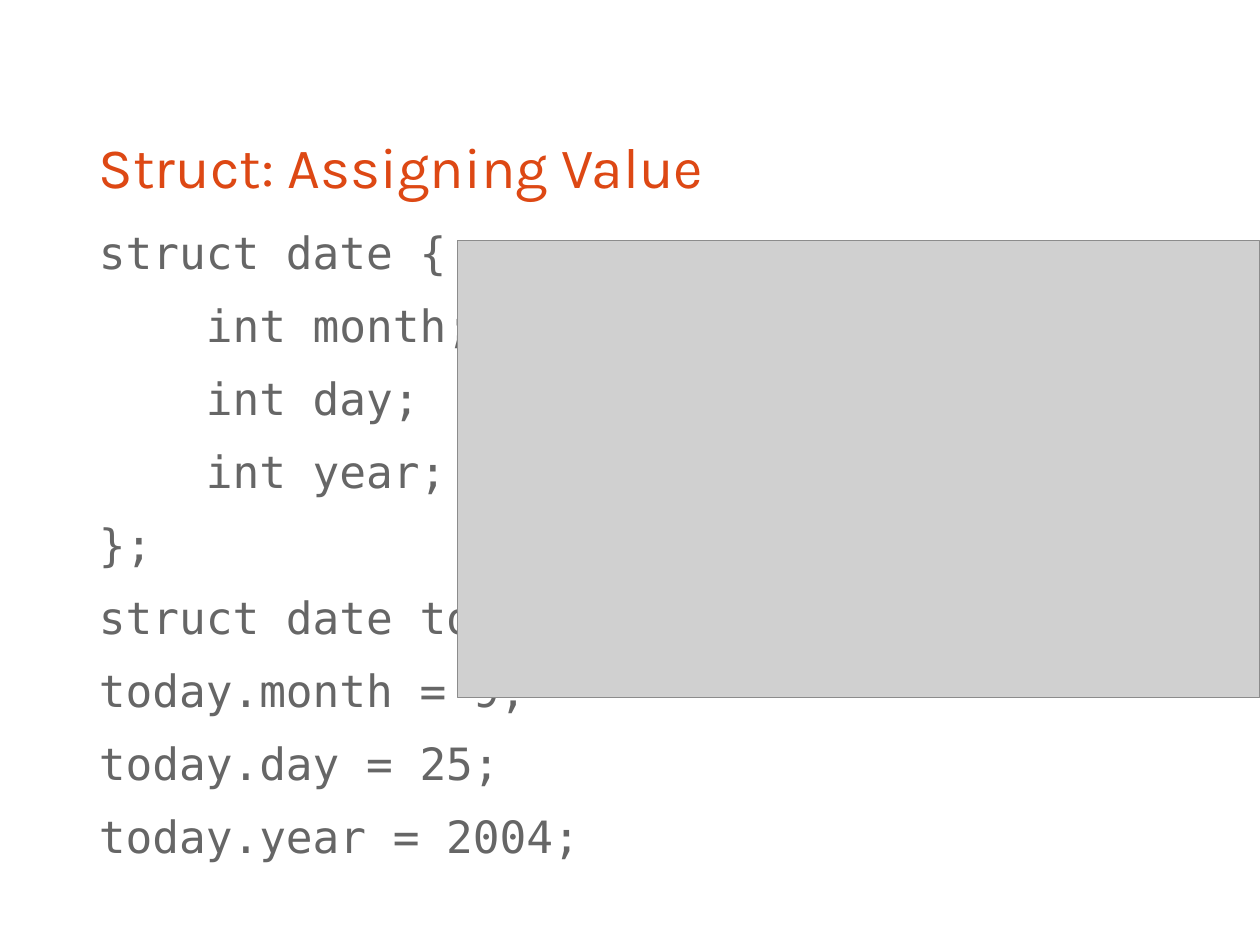
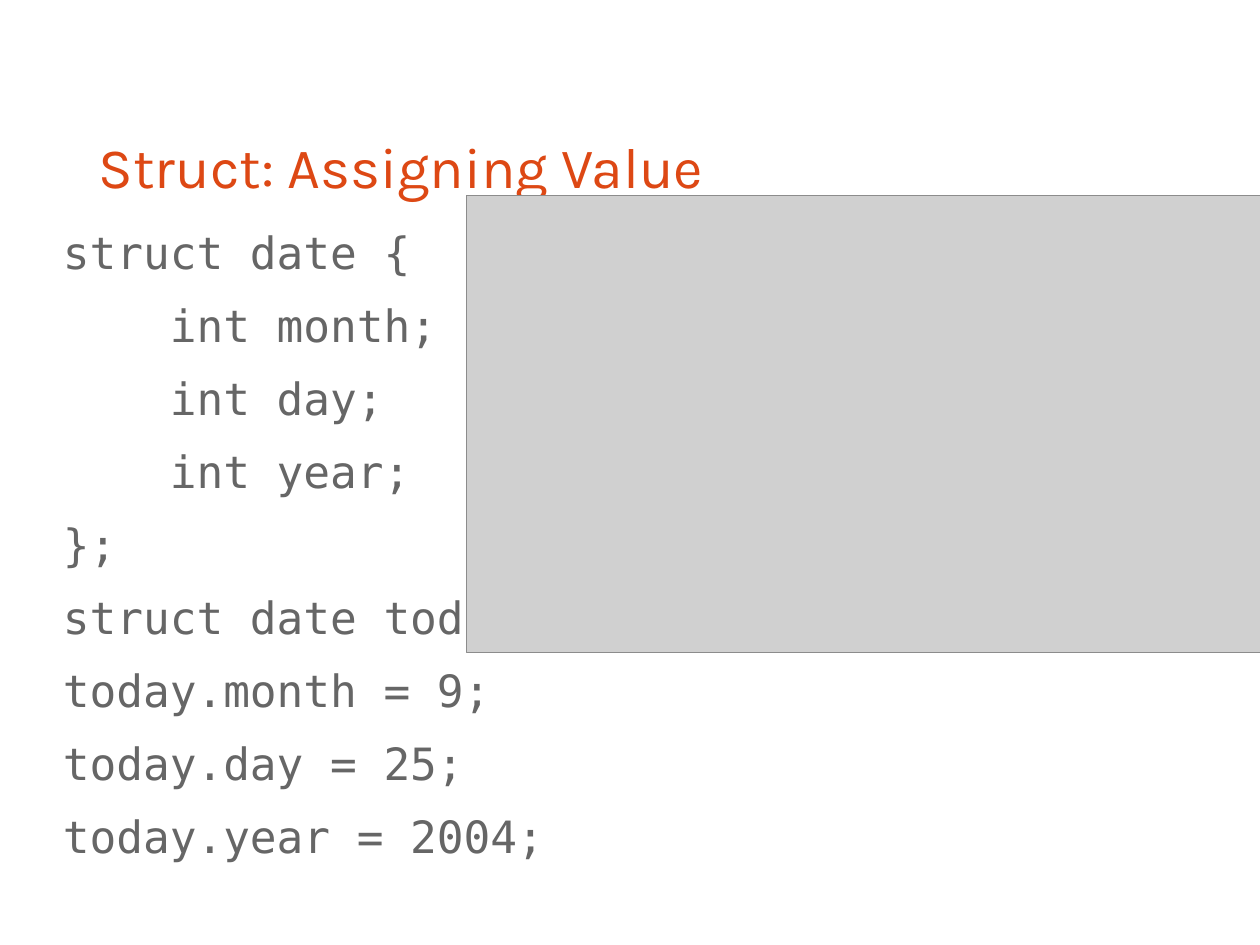
Before and after one commit to bagustris/prokom-tf, a slide deck: slide 19 of prokom5.odp. Drawn at 1260x945 pixels with LibreOffice and Linux fonts; fonts in the diff are those of the drawing; grey boxes stand for pictures. Boxes give left, top, right and bottom in pixels: in the first picture for what was removed or moved away, otherwise in the second. Text is boxed around its words. In the diff, an @@ line names an element or a change of style, - is before the commit and + after.

```diff
--- a/prokom5.odp
+++ b/prokom5.odp
@@ picture resized from (x1=457, y1=240, x2=1260, y2=697) to (x1=466, y1=196, x2=1260, y2=653) @@
@@ text "struct date {" moved from (x1=99, y1=235, x2=580, y2=862) to (x1=63, y1=235, x2=544, y2=862) @@
```
Also in this commit, not shown: 1 other slide changed.
